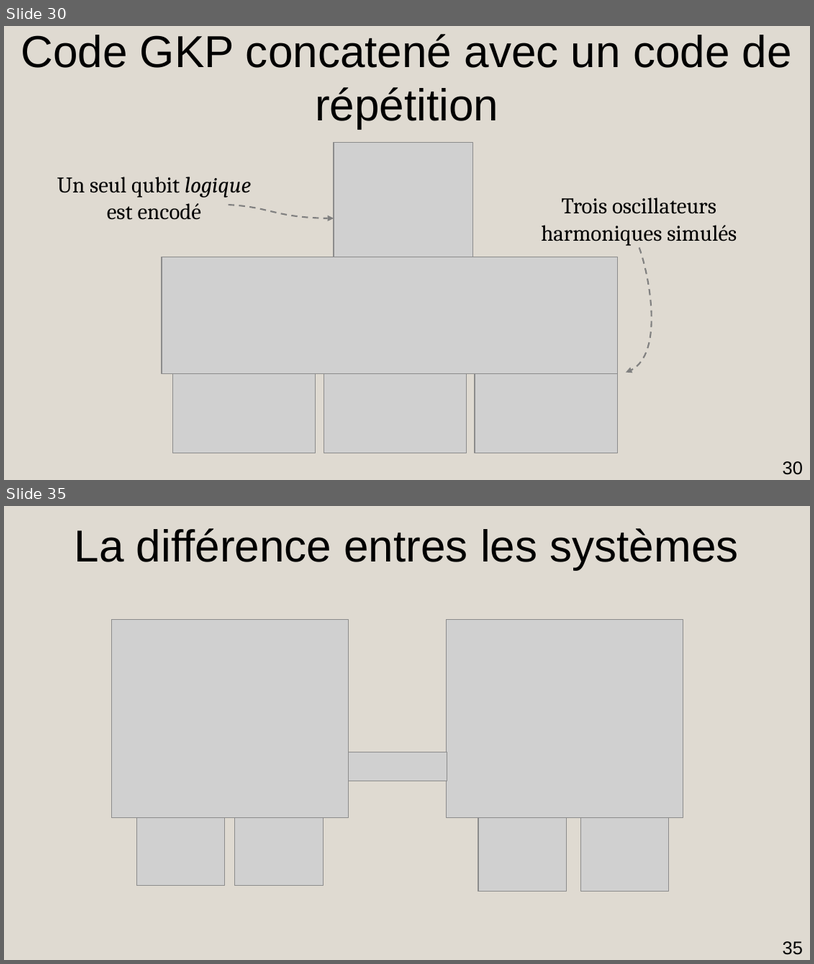
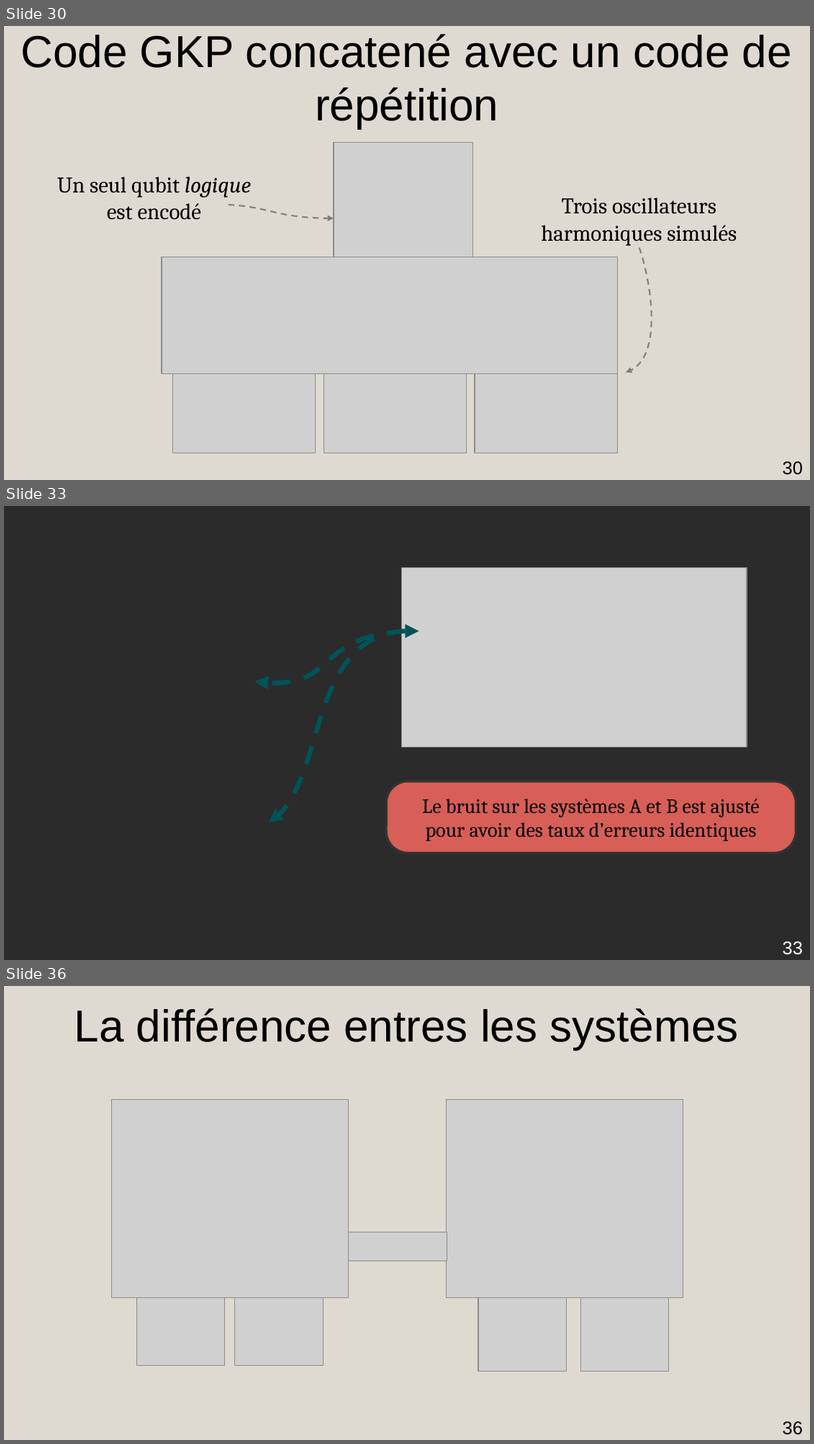
Before and after one commit to AmdaU/presentations, a slide deck: Seminaire/Seminaire.odp. Shown one above the other, each under a label of ours: slides 30 and 35 before the commit, slides 30, 33 and 36 after it; the slides between them are not shown. The pictures are 814x964 and 814x1444 pixels, drawn with LibreOffice and Linux fonts; fonts in the diff are those of the drawing; grey boxes stand for pictures; background and template pictures are left out; a plain dark background stands for a picture behind light text. Boxes give left, top, right and bottom in pixels: in the first picture for what was removed or moved away, otherwise in the second. Text is boxed around its words. In the diff, an @@ line names an element or a change of style, - is before the commit and + after.

```diff
--- a/Seminaire/Seminaire.odp
+++ b/Seminaire/Seminaire.odp
@@ slide 33 added at box(4, 506, 810, 960), background picture (left out) @@
@@ picture added at box(402, 567, 748, 746) @@
@@ freeform shape added at box(255, 631, 419, 682), outline #005358 4.51 pt dashed @@
@@ freeform shape added at box(269, 631, 419, 822), outline #005358 4.51 pt dashed @@
@@ rounded rectangle added at box(387, 781, 797, 853), fill #D75F57, outline #333333 2.3 pt, 20 pt, text #000000 @@
+Le bruit sur les systèmes A et B est ajusté pour avoir des taux d’erreurs identiques
@@ page number added at box(783, 941, 803, 955), 18 pt, text #FFFFFF @@
+33
@@ what was slide 35 is now slide 36 @@
@@ page number at box(783, 1421, 803, 1435): text changed @@
-35
+36
```
Also in this commit, not shown: 4 other slides added, 8 other files.
